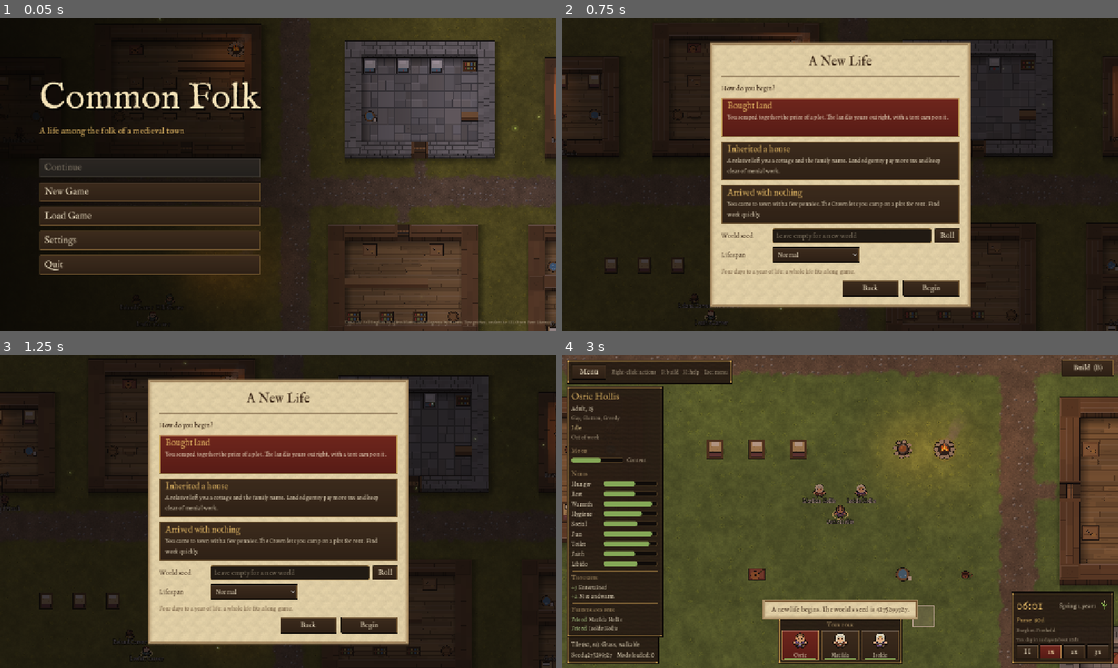
Above: before the commit, frames 1-4 (two rows, left to right).
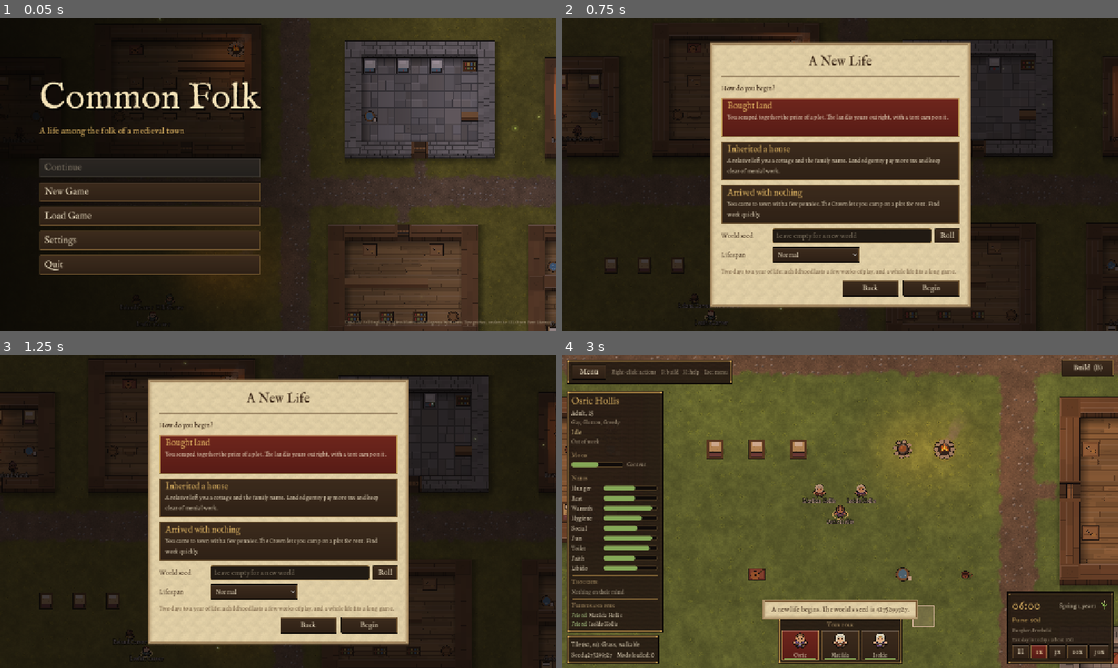
Above: after the commit, the same moments.

Repository: Stormellius/Common-Folk
Game: Godot game, scene res://scenes/main.tscn
Same seed, same stepped clock (60 frames per second), same inputs: the game is played once before the commit and once after it.
Inputs:
- Up to frame 1 (0.05 s): no input
- Up to frame 2 (0.75 s): click "New Game" at 0.5 s
- Up to frame 3 (1.25 s): no input
- Up to frame 4 (3 s): click "Normal" at 1.25 s; click "Normal" at 2 s; click "Begin" at 2.75 s

Frame 1 is identical in both runs. In frame 2, 0.3% of the frame differs, in the area x 0-71%, y 34-82%; in frame 3, 0.3%; in frame 4, 6.4%, in the area x 0-98%, y 10-99%.

Commit message:
A day takes an hour at normal speed
The clock now gives people motion steps between game minutes, so a day lasts
3600 seconds at 1x while walking stays at a human pace (a tile in a third of a
second). Speeds are 1x, 3x, 10x and 30x (keys 1 to 4). Lifespans are halved to
suit the slower days.

Co-Authored-By: Claude Sonnet 5.5 <noreply@anthropic.com>
Claude-Session: https://claude.ai/code/session_01VHofzLSRnFzFWVSxUPqYaJ

Diff:
--- a/data/lifespans.json
+++ b/data/lifespans.json
@@ -1,7 +1,7 @@
 [
-  { "id": "short",    "name": "Short",            "days_per_year": 2,  "text": "Two days to a year of life: a newborn is an elder in about four game years." },
-  { "id": "normal",   "name": "Normal",           "days_per_year": 4,  "text": "Four days to a year of life: a whole life fits a long game." },
-  { "id": "long",     "name": "Long",             "days_per_year": 8,  "text": "Eight days to a year of life." },
-  { "id": "epic",     "name": "Epic",             "days_per_year": 16, "text": "Sixteen days to a year of life: a lifetime is a long story." },
+  { "id": "short",    "name": "Short",            "days_per_year": 1,  "text": "A day to a year of life: a newborn is an elder in about sixty game days." },
+  { "id": "normal",   "name": "Normal",           "days_per_year": 2,  "text": "Two days to a year of life: a childhood lasts a few weeks of play, and a whole life fits a long game." },
+  { "id": "long",     "name": "Long",             "days_per_year": 4,  "text": "Four days to a year of life." },
+  { "id": "epic",     "name": "Epic",             "days_per_year": 8,  "text": "Eight days to a year of life: a lifetime is a long story." },
   { "id": "calendar", "name": "By the calendar",  "days_per_year": 60, "text": "A year of life is a year of the calendar. Nobody grows old in a normal game." }
 ]
--- a/scripts/autoload/game_clock.gd
+++ b/scripts/autoload/game_clock.gd
@@ -1,23 +1,33 @@
 extends Node
-## The game clock. It turns real time into fixed simulation ticks.
+## The game clock. It turns real time into fixed simulation steps.
 ##
-## One tick is one game minute. Everything in the simulation should advance on
-## the "ticked" signal, never on frame time, so that pausing and speed changes
-## affect the whole world the same way (and save games are reproducible).
+## One tick is one game minute. Everything in the simulation should advance on the "ticked"
+## signal, never on frame time, so that pausing and speed changes affect the whole world the
+## same way (and save games are reproducible). A day takes DAY_SECONDS of real time at normal
+## speed: an hour, so a game minute is two and a half seconds.
 ##
-## Speed levels: 0 = paused, 1 = 1x, 2 = 2x, 3 = 3x (see SPEED_MULTIPLIERS).
+## A minute is too coarse for walking: between two ticks the clock also emits "motion_ticked",
+## SUBSTEPS_PER_MINUTE times, and people take their steps on those. (A tile takes a few of them,
+## so a walk across town is a matter of seconds, not hours of game time.)
+##
+## Speed levels: 0 = paused, then 1x, 3x, 10x and 30x (see SPEED_MULTIPLIERS).
 
 signal ticked(tick: int)
+## A fraction of a game minute has passed: time for people to take their steps.
+signal motion_ticked
 signal day_changed(day_number: int)
 signal speed_changed(level: int)
 ## Emitted when the time is set from outside (new game, loaded save).
 signal time_set
 
-const TICK_SECONDS := 0.1            # real seconds per tick at 1x
+const DAY_SECONDS := 3600.0          # real seconds per game day at 1x
 const MINUTES_PER_DAY := 1440
+const SUBSTEPS_PER_MINUTE := 25
+const MINUTE_SECONDS := DAY_SECONDS / MINUTES_PER_DAY
+const SUBSTEP_SECONDS := MINUTE_SECONDS / SUBSTEPS_PER_MINUTE
 const START_TICK := 6 * 60           # a new game starts at 06:00 on day 1
-const SPEED_MULTIPLIERS: Array[float] = [0.0, 1.0, 2.0, 3.0]
-const MAX_TICKS_PER_FRAME := 30      # protects against a spiral after a long frame
+const SPEED_MULTIPLIERS: Array[float] = [0.0, 1.0, 3.0, 10.0, 30.0]
+const MAX_SUBSTEPS_PER_FRAME := 40   # protects against a spiral after a long frame
 
 ## Used only if no seasons.json is loaded.
 const FALLBACK_SEASONS: Array = [{ "id": "season", "name": "Season", "days": 60 }]
@@ -27,6 +37,7 @@
 
 var _last_running_speed: int = 1
 var _accumulator: float = 0.0
+var _substep := 0  # how far into the minute the motion has got
 
 
 func _process(delta: float) -> void:
@@ -34,15 +45,27 @@
 		return
 	_accumulator += delta * SPEED_MULTIPLIERS[speed_level]
 	var steps := 0
-	while _accumulator >= TICK_SECONDS and steps < MAX_TICKS_PER_FRAME:
-		_accumulator -= TICK_SECONDS
-		advance_one_tick()
+	while _accumulator >= SUBSTEP_SECONDS and steps < MAX_SUBSTEPS_PER_FRAME:
+		_accumulator -= SUBSTEP_SECONDS
+		motion_ticked.emit()
+		_substep += 1
+		if _substep >= SUBSTEPS_PER_MINUTE:
+			_substep = 0
+			_end_minute()
 		steps += 1
-	if steps == MAX_TICKS_PER_FRAME:
+	if steps == MAX_SUBSTEPS_PER_FRAME:
 		_accumulator = 0.0  # drop the backlog instead of running ever further behind
 
 
+## A whole game minute at once, motion included (used by tests and tools).
 func advance_one_tick() -> void:
+	for i in SUBSTEPS_PER_MINUTE - _substep:
+		motion_ticked.emit()
+	_substep = 0
+	_end_minute()
+
+
+func _end_minute() -> void:
 	var day_before := get_day_number()
 	tick += 1
 	ticked.emit(tick)
@@ -78,6 +101,7 @@
 func reset() -> void:
 	tick = START_TICK
 	_accumulator = 0.0
+	_substep = 0
 	time_set.emit()
 
 
@@ -116,6 +140,7 @@
 func set_time(day_number: int, hour: int = 6) -> void:
 	tick = day_number * MINUTES_PER_DAY + hour * 60
 	_accumulator = 0.0
+	_substep = 0
 	time_set.emit()
 
 
--- a/scripts/main.gd
+++ b/scripts/main.gd
@@ -55,6 +55,7 @@
 	menus.closed.connect(_on_menus_closed)
 	menus.baby_named.connect(_on_baby_named)
 	GameClock.ticked.connect(_on_tick)
+	GameClock.motion_ticked.connect(_on_motion_tick)
 	GameClock.day_changed.connect(_on_day_changed)
 	if _skips_title():
 		_begin_game()
@@ -98,6 +99,8 @@
 			GameClock.set_speed(2)
 		KEY_3, KEY_KP_3:
 			GameClock.set_speed(3)
+		KEY_4, KEY_KP_4:
+			GameClock.set_speed(4)
 		KEY_B:
 			build.toggle()
 		KEY_G:
@@ -124,7 +127,7 @@
 ## Options can be given after "--" on the command line, for example:
 ##   godot --path . -- --seed=1234 --day=50 --hour=12 --zoom=0.5 --speed=0
 ## seed = world seed, day = day number to start on (0 = first), hour = hour of day,
-## zoom = camera zoom, look = tile to center the camera on (x,y), speed = 0 (paused) to 3,
+## zoom = camera zoom, look = tile to center the camera on (x,y), speed = 0 (paused) to 4,
 ## walk = tile (x,y) to send the selected person to at the start,
 ## menu = tile (x,y) to open the right-click menu on at the start,
 ## needs = need values for the selected person, such as rest:10,hunger:30,
@@ -515,7 +518,12 @@
 
 func _on_tick(_tick: int) -> void:
 	if sim != null:
-		sim.step()
+		sim.step(0)  # the people have been walking in between, on motion_ticked
+
+
+func _on_motion_tick() -> void:
+	if sim != null:
+		sim.step_motion()
 
 
 func _on_context_menu_requested(screen_position: Vector2, tile: Vector2i) -> void:
--- a/scripts/sim/simulation.gd
+++ b/scripts/sim/simulation.gd
@@ -70,8 +70,21 @@
 	_repair_after_load()
 
 
-## One game minute passes. Called from the clock's `ticked` signal.
-func step() -> void:
+## People take their steps (a fraction of a game minute: see GameClock.SUBSTEPS_PER_MINUTE). The
+## clock's `motion_ticked` signal calls this; thinking, needs and everything else wait for `step`.
+func step_motion() -> void:
+	for pawn in people():
+		if not (pawn.is_infant() or pawn.is_dying()):
+			pawn.tick(world)
+	Pregnancy.carry_infants(self)
+
+
+## One game minute passes. Called from the clock's `ticked` signal. `motion_steps` is how many
+## motion steps to take first: the live game takes them as the clock hands them out, so it passes
+## 0; a test or tool stepping by hand gets one, so a person moves a little with each minute.
+func step(motion_steps: int = 1) -> void:
+	for i in motion_steps:
+		step_motion()
 	for change in events.update(world.world_seed):
 		var event_def := DataRegistry.get_def("events", str(change["id"]))
 		var event_name := str(event_def.get("name", change["id"]))
@@ -108,7 +121,6 @@
 			continue
 		if household.get_pawn(pawn.id) != null or (GameClock.tick + pawn.id) % MOOD_EVERY == 0:
 			_update_mood(pawn, everyone)  # the town's mood changes slowly, so it is looked at less often
-		pawn.tick(world)
 		_step_job(pawn)
 		if pawn.think_cooldown > 0:
 			pawn.think_cooldown -= 1
--- a/scripts/ui/hud.gd
+++ b/scripts/ui/hud.gd
@@ -7,7 +7,7 @@
 ## The HUD only shows state and calls GameClock.set_speed(). Keyboard shortcuts live in main.gd;
 ## the title screen, saving, loading and settings are in Menus.
 
-const SPEED_LABELS: Array[String] = ["II", "1x", "2x", "3x"]
+const SPEED_LABELS: Array[String] = ["II", "1x", "3x", "10x", "30x"]
 const HINT_TEXT := "Right-click: actions    B: build    H: help    Esc: menu"
 const BUILD_HELP := "Left-click: build (drag for walls and floors)    Right-click or Esc: put the tool away    Esc again or B: leave build mode"
 ## The help panel (H): [keys, what they do].
@@ -18,7 +18,7 @@
 	["C", "Center on them"],
 	["WASD, arrows", "Move the camera (Shift: faster)"],
 	["Wheel, middle drag", "Zoom, pan"],
-	["Space, 1 2 3", "Pause, speed"],
+	["Space, 1 to 4", "Pause, speed"],
 	["B", "Build mode"],
 	["G", "Grid"],
 	["F5 / F9", "Quick save / load the newest save"],
--- a/tests/balance_check.gd
+++ b/tests/balance_check.gd
@@ -54,7 +54,7 @@
 		var worst_mood := 100.0
 		for minute in DAYS * GameClock.MINUTES_PER_DAY:
 			GameClock.advance_one_tick()
-			sim.step()
+			sim.step(GameClock.SUBSTEPS_PER_MINUTE)
 			if minute % 60 == 0:
 				for pawn in sim.people():
 					total += pawn.mood
--- a/tests/main_flow.gd
+++ b/tests/main_flow.gd
@@ -23,6 +23,24 @@
 	_check(main._in_game and hud.visible and not menus.is_open(), "Begin starts the game and shows the HUD")
 	_check(main.world.world_seed == 4242 and main.world.titles.size() > 0 and main.world.lifespan == "short" and GameClock.speed_level == 1, "with the chosen seed, start and lifespan, running")
 
+	# Time passes slowly, but people walk at a human pace: a walk across the yard takes seconds.
+	var walker: Pawn = main.sim.household.selected()
+	GameClock.set_speed(1)
+	var from := walker.tile
+	var goal := Vector2i(-1, -1)
+	for offset in [Vector2i(10, 0), Vector2i(-10, 0), Vector2i(0, 10), Vector2i(0, -10), Vector2i(6, 6), Vector2i(-6, -6)]:
+		var there: Vector2i = from + offset
+		if main.world.is_walkable(there.x, there.y) and not main.sim.pathfinder.find_path(from, there).is_empty():
+			goal = there
+			break
+	var ticks_before := GameClock.tick
+	if goal.x >= 0:
+		main.sim.order_move(walker, goal)
+		var waited := 0.0
+		while walker.tile != goal and waited < 8.0:
+			await get_tree().process_frame
+			waited += get_process_delta_time()
+		_check(walker.tile == goal and GameClock.tick - ticks_before <= 4, "a ten-tile walk takes a few seconds and only a minute or two of game time (%.1f s, %d min)" % [waited, GameClock.tick - ticks_before])
 	GameClock.set_speed(2)
 	main._open_pause()
 	_check(menus.current() == "pause" and GameClock.speed_level == 0 and not main.camera.input_enabled, "the pause menu stops the clock and the camera")
--- a/tests/perf_check.gd
+++ b/tests/perf_check.gd
@@ -12,7 +12,7 @@
 	var started := Time.get_ticks_msec()
 	for minute in GameClock.MINUTES_PER_DAY:
 		GameClock.advance_one_tick()
-		sim.step()
+		sim.step(GameClock.SUBSTEPS_PER_MINUTE)
 	var elapsed := Time.get_ticks_msec() - started
 	print("one day, %d people: %d ms (%.2f ms per tick)" % [sim.people().size(), elapsed, float(elapsed) / GameClock.MINUTES_PER_DAY])
 	get_tree().quit()
--- a/tests/smoke_test.gd
+++ b/tests/smoke_test.gd
@@ -92,6 +92,14 @@
 	_check(DataRegistry.has_def("tiles", "water"), "removed entry comes back with base data")
 
 
+## Runs the clock for `seconds` of real time in small frames, as the game would.
+func _run_clock(seconds: float) -> void:
+	var left := seconds
+	while left > 0.0:
+		GameClock._process(minf(left, 0.05))
+		left -= 0.05
+
+
 func _test_clock() -> void:
 	print("Game clock")
 	GameClock.reset()
@@ -126,18 +134,38 @@
 	_check(GameClock.tick == before, "paused clock does not advance")
 
 	GameClock.set_speed(1)
+	_check(is_equal_approx(GameClock.DAY_SECONDS, 3600.0) and is_equal_approx(GameClock.MINUTE_SECONDS * GameClock.MINUTES_PER_DAY, 3600.0), "a day takes an hour at normal speed")
+	var motion := [0]
+	var count_motion := func() -> void: motion[0] += 1
+	GameClock.motion_ticked.connect(count_motion)
+	GameClock.set_time(0, 6)
 	before = GameClock.tick
-	GameClock._process(1.0)
-	_check(absi(GameClock.tick - before - 10) <= 1, "1x runs about 10 ticks per second")
-
+	_run_clock(GameClock.MINUTE_SECONDS * 4.0 + 0.01)
+	_check(GameClock.tick - before == 4, "1x runs a game minute every two and a half seconds (%d)" % (GameClock.tick - before))
+	_check(motion[0] == 4 * GameClock.SUBSTEPS_PER_MINUTE, "and gives people %d steps to walk in between (%d)" % [GameClock.SUBSTEPS_PER_MINUTE, motion[0]])
+	GameClock.set_time(0, 6)
+	motion[0] = 0
+	GameClock.advance_one_tick()
+	_check(motion[0] == GameClock.SUBSTEPS_PER_MINUTE, "a minute advanced by hand carries its motion too")
+	GameClock.motion_ticked.disconnect(count_motion)
+
+	GameClock.set_speed(2)
+	GameClock.set_time(0, 6)
+	before = GameClock.tick
+	_run_clock(GameClock.MINUTE_SECONDS * 2.0 + 0.01)
+	_check(GameClock.tick - before == 6, "3x runs three times as fast (%d)" % (GameClock.tick - before))
 	GameClock.set_speed(3)
+	GameClock.set_time(0, 6)
 	before = GameClock.tick
-	GameClock._process(1.0)
-	_check(absi(GameClock.tick - before - 30) <= 1, "3x runs about 30 ticks per second")
-
+	_run_clock(GameClock.MINUTE_SECONDS + 0.01)
+	_check(GameClock.tick - before == 10, "and 10x ten times (%d)" % (GameClock.tick - before))
+	GameClock.set_speed(9)
+	_check(GameClock.speed_level == 4, "speed stops at the fastest level")
+
+	GameClock.set_time(0, 6)
 	before = GameClock.tick
-	GameClock._process(10.0)
-	_check(GameClock.tick - before == GameClock.MAX_TICKS_PER_FRAME, "a very long frame is capped")
+	GameClock._process(1000.0)
+	_check(GameClock.tick - before <= GameClock.MAX_SUBSTEPS_PER_FRAME / GameClock.SUBSTEPS_PER_MINUTE + 1, "a very long frame is capped")
 
 	GameClock.set_speed(2)
 	GameClock.toggle_pause()
@@ -2781,13 +2809,13 @@
 	rng.seed = 5
 
 	# Ages and stages.
-	_check(Life.days_per_year(world) == 4 and Life.days_per_year(WorldState.new(4, 4)) == 60, "a year of life is four days on Normal, and a whole calendar year in an older world")
+	_check(Life.days_per_year(world) == 2 and Life.days_per_year(WorldState.new(4, 4)) == 60, "a year of life is two days on Normal, and a whole calendar year in an older world")
 	_check(Life.stage_at(0)["id"] == "baby" and Life.stage_at(3)["id"] == "toddler" and Life.stage_at(10)["id"] == "child" and Life.stage_at(15)["id"] == "youth" and Life.stage_at(40)["id"] == "adult" and Life.stage_at(70)["id"] == "elder", "the stages run from baby to elder")
 	_check(Life.describe_age(ada) == "Adult, 30", "the panel shows the stage and the age")
 	var fated := Life.death_age(ben)
 	_check(fated >= 62 and fated <= 80 and fated == Life.death_age(ben), "everyone has a fixed age to die of old age, between 62 and 80 (Ben: %d)" % fated)
-	ben.birthday = GameClock.get_day_number() % 4
-	GameClock.set_time(GameClock.get_day_number() + 4, 0)
+	ben.birthday = GameClock.get_day_number() % Life.days_per_year(world)
+	GameClock.set_time(GameClock.get_day_number() + Life.days_per_year(world), 0)
 	var heard := Life.new_day(sim, rng)
 	_check(ben.age == 60 and Life.is_elder(ben) and "growing old" in " ".join(heard) and ben.thoughts.any(func(t: Dictionary) -> bool: return t["id"] == "grew_old"), "at sixty a person grows old, and feels it")
 	_check(Life.walk_multiplier(ben) > 1.0 and float(Life.drain_multipliers(ben, {})["rest"]) > 1.0 and not Life.may_do_heavy_work(ben) and Life.may_do_heavy_work(ada), "an elder walks slower, tires sooner and keeps clear of heavy work")
